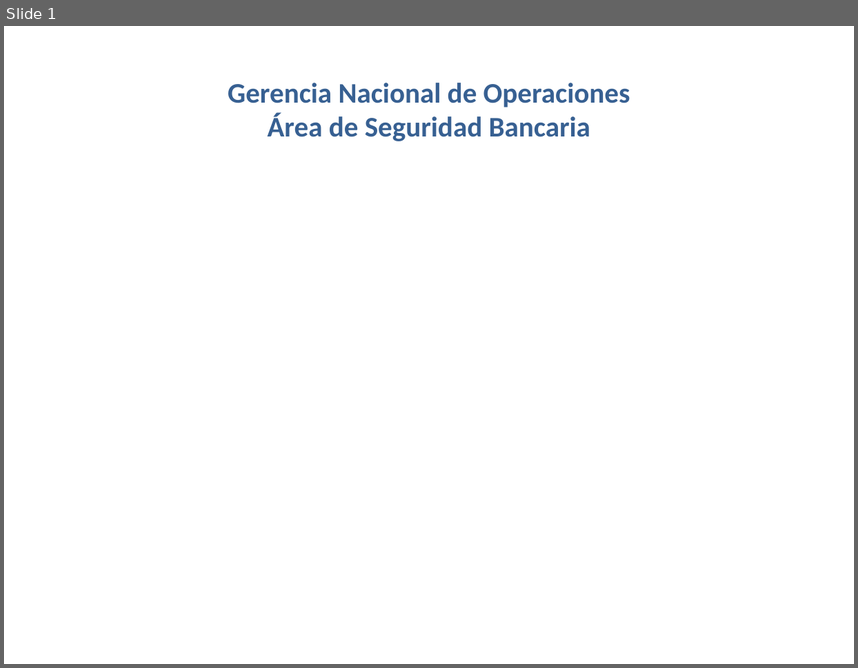
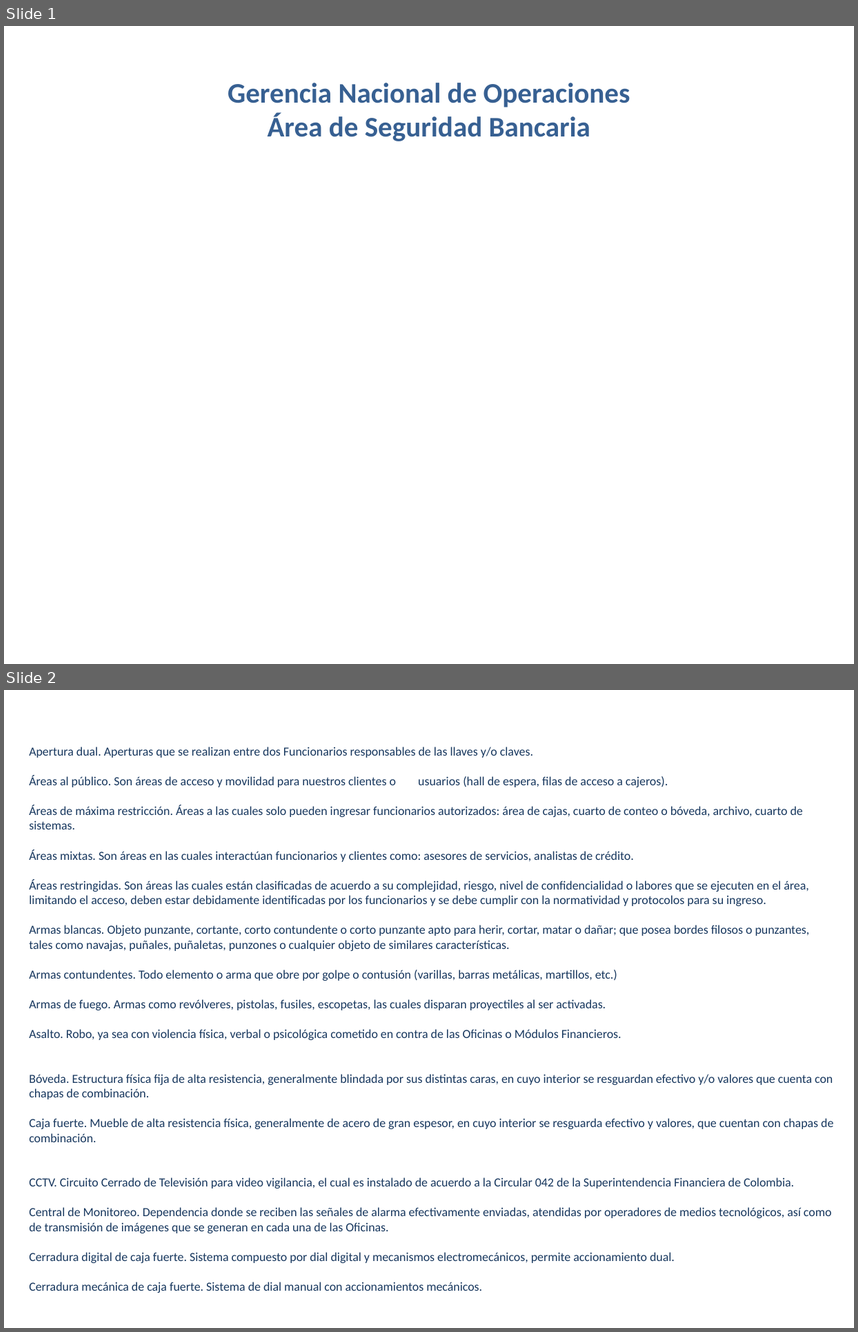
Before and after one commit to elberthAgreda/triviaApp, a slide deck: videoApp/src/assets/pdf/SEGURIDADBANCARIA/SEGURIDADBANCARIA.pptx. Shown one above the other, each under a label of ours: slide 1 before the commit, slides 1 and 2 after it. The pictures are 858x668 and 858x1332 pixels, drawn with LibreOffice and Linux fonts; fonts in the diff are those of the drawing; background and template pictures are left out. Boxes give left, top, right and bottom in pixels: in the first picture for what was removed or moved away, otherwise in the second. Text is boxed around its words. In the diff, an @@ line names an element or a change of style, - is before the commit and + after.

```diff
--- a/videoApp/src/assets/pdf/SEGURIDADBANCARIA/SEGURIDADBANCARIA.pptx
+++ b/videoApp/src/assets/pdf/SEGURIDADBANCARIA/SEGURIDADBANCARIA.pptx
@@ slide 2 added at <box>4,690,854,1328</box>, background picture (left out) @@
@@ text added at <box>29,747,833,1292</box>, 10.5 pt, text #17375E @@
+Apertura dual. Aperturas que se realizan entre dos Funcionarios responsables de las llaves y/o claves.
+Áreas al público. Son áreas de acceso y movilidad para nuestros clientes o usuarios (hall de espera, filas de acceso a cajeros).
+Áreas de máxima restricción. Áreas a las cuales solo pueden ingresar funcionarios autorizados: área de cajas, cuarto de conteo o bóveda, archivo, cuarto de sistemas.
+Áreas mixtas. Son áreas en las cuales interactúan funcionarios y clientes como: asesores de servicios, analistas de crédito.
+Áreas restringidas. Son áreas las cuales están clasificadas de acuerdo a su complejidad, riesgo, nivel de confidencialidad o labores que se ejecuten en el área, limitando el acceso, deben estar debidamente identificadas por los funcionarios y se debe cumplir con la normatividad y protocolos para su ingreso.
+Armas blancas. Objeto punzante, cortante, corto contundente o corto punzante apto para herir, cortar, matar o dañar; que posea bordes filosos o punzantes, tales como navajas, puñales, puñaletas, punzones o cualquier objeto de similares características.
+Armas contundentes. Todo elemento o arma que obre por golpe o contusión (varillas, barras metálicas, martillos, etc.)
+Armas de fuego. Armas como revólveres, pistolas, fusiles, escopetas, las cuales disparan proyectiles al ser activadas.
+Asalto. Robo, ya sea con violencia física, verbal o psicológica cometido en contra de las Oficinas o Módulos Financieros.
+Bóveda. Estructura física fija de alta resistencia, generalmente blindada por sus distintas caras, en cuyo interior se resguardan efectivo y/o valores que cuenta con chapas de combinación.
+Caja fuerte. Mueble de alta resistencia física, generalmente de acero de gran espesor, en cuyo interior se resguarda efectivo y valores, que cuentan con chapas de combinación.
+CCTV. Circuito Cerrado de Televisión para video vigilancia, el cual es instalado de acuerdo a la Circular 042 de la Superintendencia Financiera de Colombia.
+Central de Monitoreo. Dependencia donde se reciben las señales de alarma efectivamente enviadas, atendidas por operadores de medios tecnológicos, así como de transmisión de imágenes que se generan en cada una de las Oficinas.
+Cerradura digital de caja fuerte. Sistema compuesto por dial digital y mecanismos electromecánicos, permite accionamiento dual.
+Cerradura mecánica de caja fuerte. Sistema de dial manual con accionamientos mecánicos.
```
Also in this commit, not shown: 3 slides changed, 1 other slide added, 7 slides removed, 22 other files.
